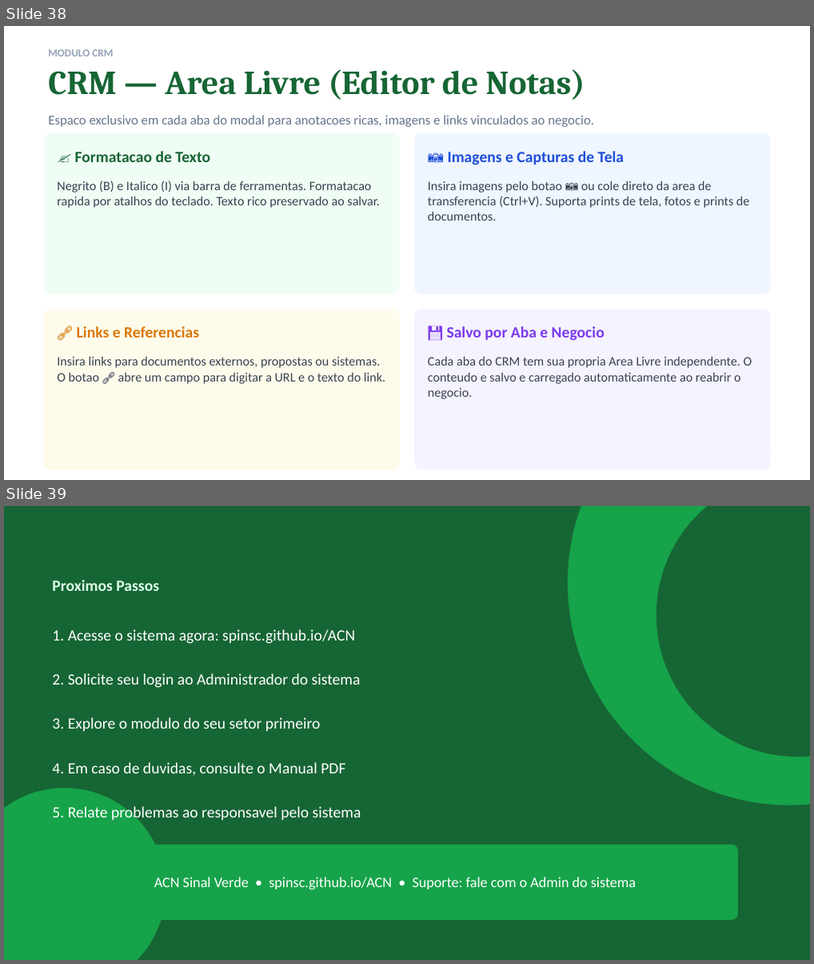
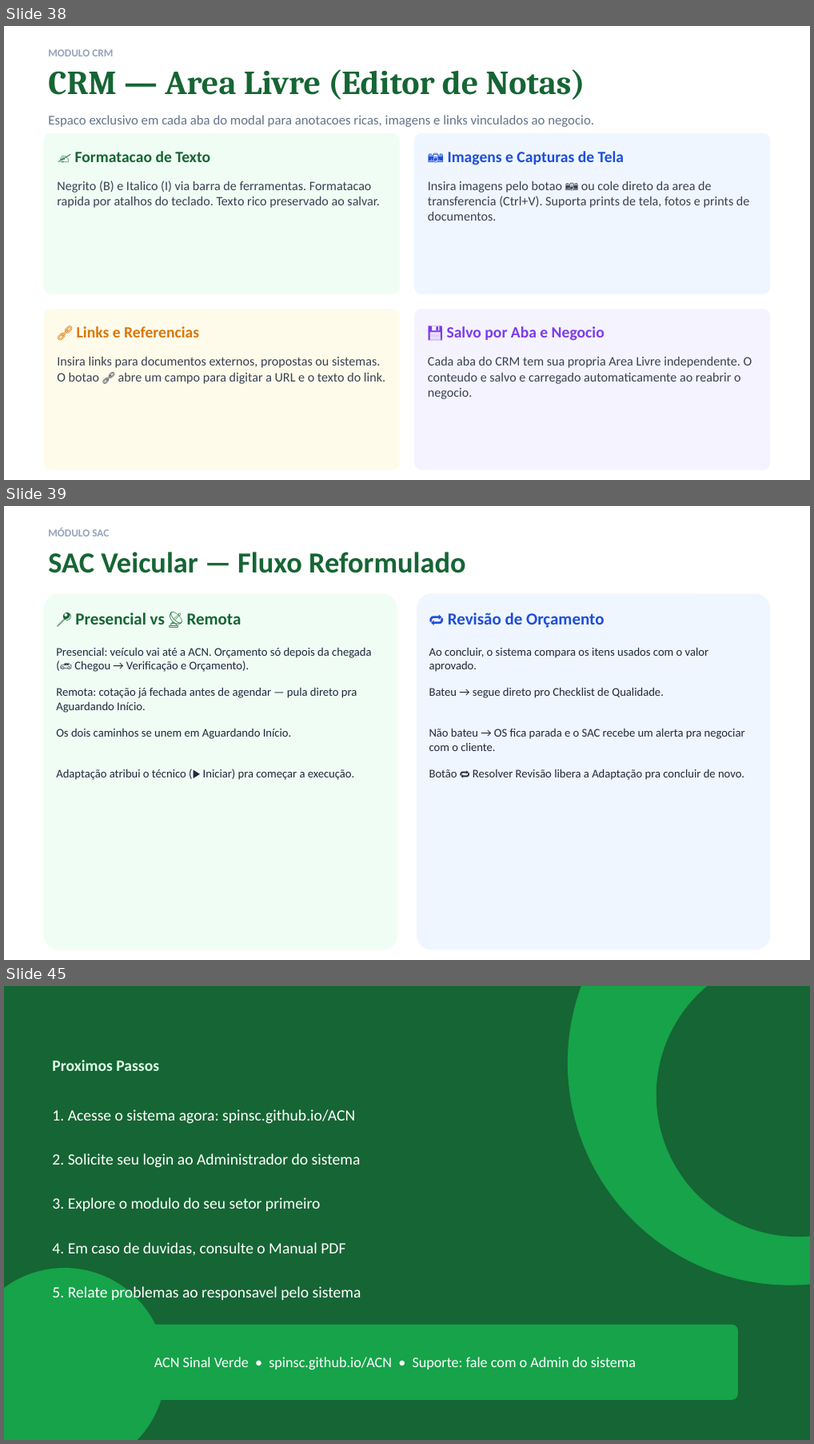
Before and after one commit to spinsc/ACN, a slide deck: ACN_Sinal_Verde_Treinamento.pptx. Shown one above the other, each under a label of ours: slides 38 and 39 before the commit, slides 38, 39 and 45 after it; the slides between them are not shown. The pictures are 814x964 and 814x1444 pixels, drawn with LibreOffice and Linux fonts; fonts in the diff are those of the drawing. Boxes give left, top, right and bottom in pixels: in the first picture for what was removed or moved away, otherwise in the second. Text is boxed around its words. In the diff, an @@ line names an element or a change of style, - is before the commit and + after.

```diff
--- a/ACN_Sinal_Verde_Treinamento.pptx
+++ b/ACN_Sinal_Verde_Treinamento.pptx
@@ slide 39 added at bbox=[4, 506, 810, 960], background #FFFFFF @@
@@ rectangle added at bbox=[4, 506, 810, 959], fill #FFFFFF, outline #FFFFFF 1 pt @@
@@ text added at bbox=[48, 528, 109, 536], 9.5 pt, text #94A3B8, bold @@
+MÓDULO SAC
@@ text added at bbox=[48, 552, 466, 573], 26 pt, text #166534, bold @@
+SAC Veicular — Fluxo Reformulado
@@ rounded rectangle added at bbox=[44, 594, 398, 948], fill #F0FDF4, outline #F0FDF4 1 pt @@
@@ rounded rectangle added at bbox=[417, 594, 770, 948], fill #EFF6FF, outline #EFF6FF 1 pt @@
@@ text added at bbox=[75, 612, 242, 624], 15 pt, text #166534, bold @@
+📍 Presencial vs 📡 Remota
@@ text added at bbox=[448, 612, 604, 628], 15 pt, text #1D4ED8, bold @@
+🔁 Revisão de Orçamento
@@ text added at bbox=[56, 647, 371, 672], 10.5 pt, text #1E293B @@
+Presencial: veículo vai até a ACN. Orçamento só depois da chegada (🚗 Chegou → Verificação e Orçamento).
@@ text added at bbox=[430, 647, 710, 672], 10.5 pt, text #1E293B @@
+Ao concluir, o sistema compara os itens usados com o valor aprovado.
@@ text added at bbox=[56, 688, 358, 712], 10.5 pt, text #1E293B @@
+Remota: cotação já fechada antes de agendar — pula direto pra Aguardando Início.
@@ text added at bbox=[430, 687, 663, 698], 10.5 pt, text #1E293B @@
+Bateu → segue direto pro Checklist de Qualidade.
@@ text added at bbox=[56, 728, 292, 739], 10.5 pt, text #1E293B @@
+Os dois caminhos se unem em Aguardando Início.
@@ text added at bbox=[430, 728, 746, 751], 10.5 pt, text #1E293B @@
+Não bateu → OS fica parada e o SAC recebe um alerta pra negociar com o cliente.
@@ text added at bbox=[56, 768, 355, 780], 10.5 pt, text #1E293B @@
+Adaptação atribui o técnico (▶️ Iniciar) pra começar a execução.
@@ text added at bbox=[430, 768, 745, 780], 10.5 pt, text #1E293B @@
+Botão 🔁 Resolver Revisão libera a Adaptação pra concluir de novo.
@@ what was slide 39 is now slide 45 @@
```
Also in this commit, not shown: 5 other slides added, 2 other files.
